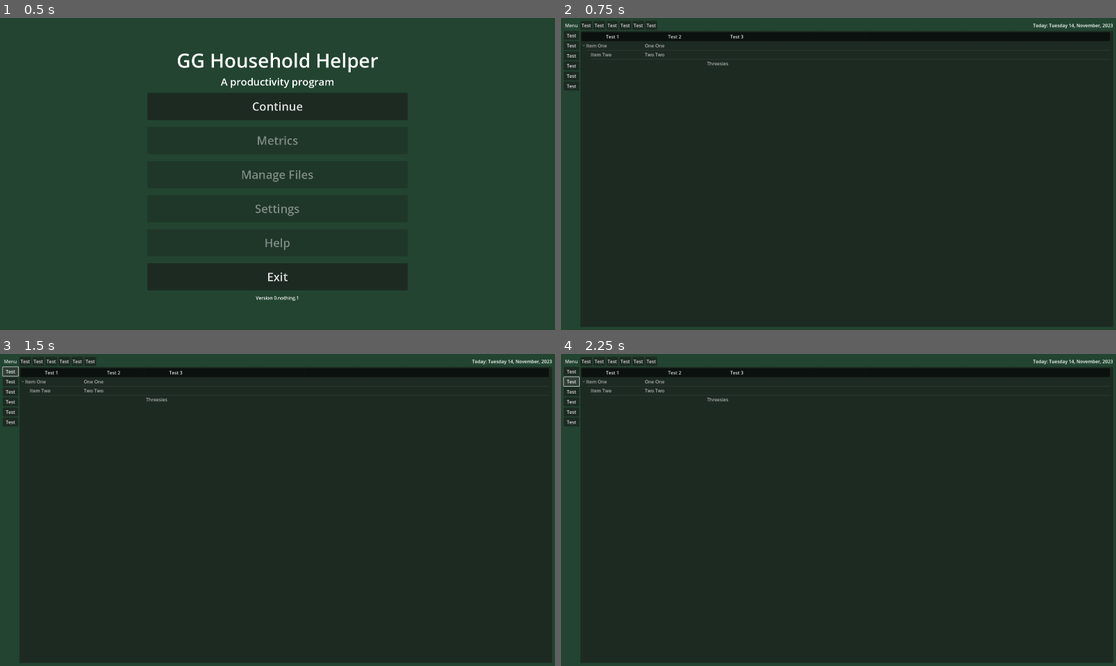
Above: before the commit, frames 1-4 (two rows, left to right).
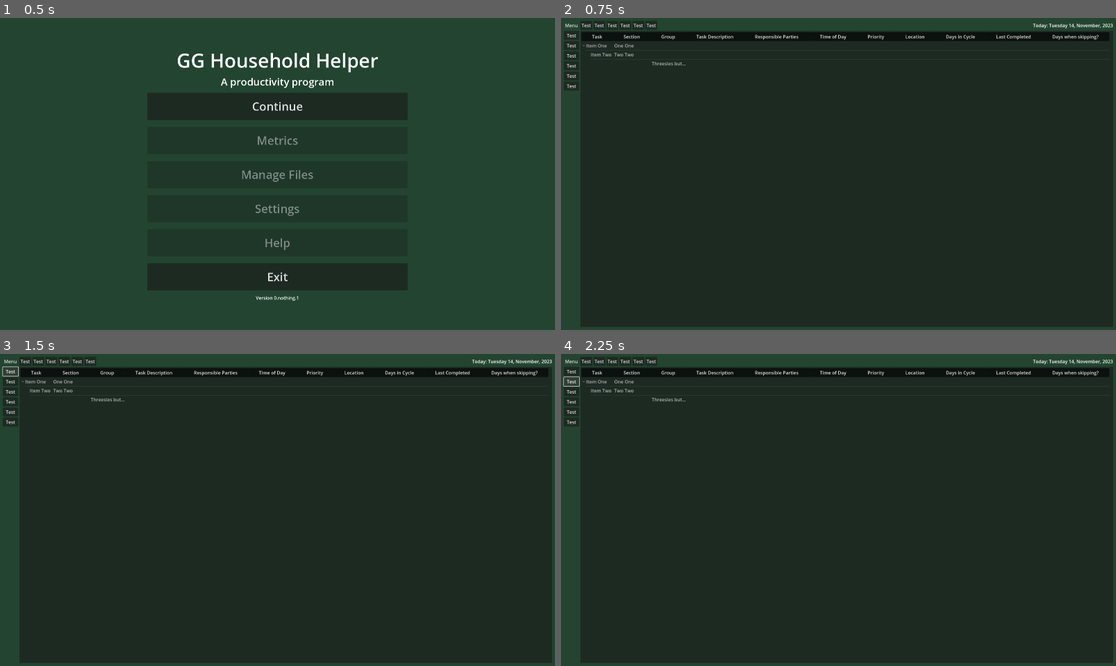
Above: after the commit, the same moments.

Repository: Phoenix-Greenleaf/GG-Household-Helper
Game: Godot game, scene res://scenes/screens/main_menu.tscn
The game is run twice, just before and just after one commit, with the same random seed, the same clock (stepped at 60 frames per second) and the same inputs.
Inputs:
- Up to frame 1 (0.5 s): no input
- Up to frame 2 (0.75 s): click "Continue" at 0.5 s
- Up to frame 3 (1.5 s): click "Test" at 1.25 s
- Up to frame 4 (2.25 s): click "Test" at 2 s

Frame 1 is identical in both runs. In frame 2, 0.7% of the frame differs, in the area x 5-97%, y 5-16%; in frame 3, 0.7%; in frame 4, 0.7%.

Commit message:
First steps at data structure
Two resources are now talking to each other nicely. A few unused scripts I will delete later.

Diff:
--- /dev/null
+++ b/data/resources/day_task_data.gd
@@ -0,0 +1,12 @@
+extends Resource
+class_name DayTaskData
+
+
+
+enum Checkbox {
+	NOT_ASSIGNED,
+	ASSIGNED,
+	IN_PROGRESS,
+	COMPLETED,
+	EXPIRED,
+}
--- /dev/null
+++ b/data/resources/month_task_data.gd
@@ -0,0 +1,2 @@
+extends Resource
+class_name MonthTaskData
--- /dev/null
+++ b/data/resources/task_checklist.gd
@@ -0,0 +1,2 @@
+extends Resource
+class_name TaskChecklist
--- /dev/null
+++ b/data/resources/task_data.gd
@@ -0,0 +1,93 @@
+extends Resource
+class_name TaskData
+
+@export var task_id: int
+@export var task: String
+@export var section: Section
+@export var month: Month
+@export var year: int
+@export var group: String
+@export var task_description: String
+@export var responsible_parties: String
+@export var time_of_day: TimeOfDay
+@export var priority: Priority
+@export var location: String
+@export var cycle: Array
+@export var days_when_skipped: int
+@export var last_completed: int
+
+var checkbox_data: Array
+
+var section_keys: Array = Section.keys()
+var month_keys: Array = Month.keys()
+
+enum Checkbox {
+	NOT_ASSIGNED,
+	ASSIGNED,
+	IN_PROGRESS,
+	COMPLETED,
+	EXPIRED,
+}
+
+enum Section {
+	YEARLY,
+	MONTHLY,
+	WEEKLY,
+	DAILY,
+}
+
+enum Month {
+	ALL,
+	JANUARY,
+	FEBRUARY,
+	MARCH,
+	APRIL,
+	MAY,
+	JUNE,
+	JULY,
+	AUGUST,
+	SEPTEMBER,
+	OCTOBER,
+	NOVEMBER,
+	DECEMBER,
+}
+
+enum TimeOfDay {
+	ANY,
+	FIRST_THING,
+	MORNING,
+	AFTERNOON,
+	EVENING,
+	LAST_THING,
+}
+
+enum Priority {
+	NO_PRIORITY,
+	LOW_PRIORITY,
+	NORMAL_PRIORITY,
+	HIGH_PRIORITY,
+	MAX_PRIORITY_OVERRIDE,
+}
+
+func _init(year_init: int, section_init: Section, _month_init: Month = Month.ALL) -> void:
+	year = year_init
+	section = section_init
+	month = _month_init
+
+	var section_label: String = section_keys[section]
+	var month_label: String = month_keys[month]
+	section_label = section_label.capitalize()
+	month_label = month_label.capitalize()
+	print( "Task Init: ", year, " ", month_label, " ", section_label)
+
+	match section:
+		Section.YEARLY:
+			print("Yearly")
+		Section.MONTHLY:
+			print("Monthly")
+		Section.WEEKLY:
+			print("Weekly")
+		Section.DAILY:
+			print("Daily")
+		_:
+			print("Some kind of oops")
--- /dev/null
+++ b/data/resources/week_task_data.gd
@@ -0,0 +1,2 @@
+extends Resource
+class_name WeekTaskData
--- /dev/null
+++ b/data/resources/year_task_data.gd
@@ -0,0 +1,59 @@
+extends Resource
+class_name YearTaskData
+
+@export var year_task_data_name: String
+@export var year: int
+
+var yearly_data: Array
+var monthly_data: Array
+var month_data_bundle: Array
+
+@export var column_header: Array = [
+	"Task",
+	"Section",
+	"Group",
+	"Task Description",
+	"Responsible Parties",
+	"Time of Day",
+	"Priority",
+	"Location",
+	"Days in Cycle",
+	"Last Completed",
+	"Days when skipping?",
+]
+
+enum Month {
+	ALL,
+	JANUARY,
+	FEBRUARY,
+	MARCH,
+	APRIL,
+	MAY,
+	JUNE,
+	JULY,
+	AUGUST,
+	SEPTEMBER,
+	OCTOBER,
+	NOVEMBER,
+	DECEMBER,
+}
+
+enum Section {
+	YEARLY,
+	MONTHLY,
+	WEEKLY,
+	DAILY,
+}
+
+# call the data , store the data
+func _init(year_init: int = 1990, name_init:= "blank") -> void:
+	year = year_init
+	year_task_data_name = name_init
+	print("YTD Init ", year, " ", year_task_data_name)
+
+	var section_keys: Array = Section.keys()
+	for section_loop in Section.values():
+		var section_label: String = section_keys[section_loop]
+		section_label = section_label.capitalize()
+		print("YTD Loop: ", section_label)
+		TaskData.new(year_init, section_loop)
--- a/data/screens/table_tree.gd
+++ b/data/screens/table_tree.gd
@@ -1,8 +1,25 @@
 extends Tree
+
+
+var column_header: Array = [
+	"Task",
+	"Section",
+	"Group",
+	"Task Description",
+	"Responsible Parties",
+	"Time of Day",
+	"Priority",
+	"Location",
+	"Days in Cycle",
+	"Last Completed",
+	"Days when skipping?",
+]
+
 
 
 func _ready() -> void:
 	create_new_blank_tree()
+	YearTaskData.new()
 
 
 
@@ -11,20 +28,31 @@
 
 
 func create_new_blank_tree() -> void:
-	var item_one = create_item()
+	var item_one: TreeItem = create_item()
 	item_one.set_text(0, "Item One")
 	item_one.set_text(1, "One One")
 
-	var item_two = create_item(item_one)
+	var item_two: TreeItem = create_item(item_one)
 	item_two.set_text(0, "Item Two")
 	item_two.set_text(1, "Two Two")
 
-	var item_three = create_item()
-	item_three.set_text(2, "Threesies")
+	var item_three: TreeItem = create_item()
+	item_three.set_text(2, "Threesies but also testing for spppppaaaaccccceee")
 
-	set_column_title(0, "Test 1")
-	set_column_title(1, "Test 2")
-	set_column_title(2, "Test 3")
+	set_table_headers()
+#	set_column_title(0, "Test 1")
+#	set_column_title(1, "Test 2")
+#	set_column_title(2, "Test 3")
+
+
+func set_table_headers() -> void:
+	var number_of_columns: int = column_header.size()
+	print(number_of_columns)
+	self.columns = number_of_columns
+	var column: int = 0
+	for header in column_header:
+		set_column_title(column, header)
+		column += 1
 
 
 func delete_current_tree() -> void:
@@ -32,8 +60,8 @@
 
 
 func _on_cell_selected() -> void:
-	var selected_cell = get_selected()
-	var selected_cell_column = get_selected_column()
+	var selected_cell: TreeItem = get_selected()
+	var selected_cell_column: int = get_selected_column()
 	print(selected_cell.get_text(selected_cell_column))
 
 
--- a/scripts/screens/editor.gd
+++ b/scripts/screens/editor.gd
@@ -1,31 +1,31 @@
 extends Control
 
-@onready var menu_button = $MainMargin/MainHBox/SideMenuVBox/MenuButton
-@onready var current_date_label = $MainMargin/MainHBox/NonSideVBox/TopMenuHBox/CurrentDateLabel
+@onready var menu_button:= $MainMargin/MainHBox/SideMenuVBox/MenuButton as MenuButton
+@onready var current_date_label:= $MainMargin/MainHBox/NonSideVBox/TopMenuHBox/CurrentDateLabel as Label
 
 
-var Weekday = ["Sunday", "Monday", "Tuesday", "Wednesday", "Thursday", "Friday", "Saturday"]
-var Month = ["Month Index", "January", "February", "March", "April", "May", "June", "July",
+var Weekday : Array = ["Sunday", "Monday", "Tuesday", "Wednesday", "Thursday", "Friday", "Saturday"]
+var Month : Array = ["Month Index", "January", "February", "March", "April", "May", "June", "July",
 		"August", "September", "October", "November", "December"]
 
 
 func _ready() -> void:
-	var popup = menu_button.get_popup()
+	var popup:= menu_button.get_popup()
 	popup.connect("id_pressed", menu_button_actions)
 
 	## i am sure date time will soon be its own script
 
-	var current_date = Time.get_date_dict_from_system()
-	var current_weekday =  Weekday[current_date["weekday"]] + " "
-	var current_day = str(current_date["day"]) + ", "
-	var current_month = Month[current_date["month"]] + ", "
-	var current_year = str(current_date["year"])
-	var current_label_text = "Today: " + current_weekday + current_day + current_month + current_year
-	current_date_label.set_text(current_label_text)
+	var current_date: Dictionary = Time.get_date_dict_from_system()
+	var current_weekday: String =  Weekday[current_date["weekday"]] + " "
+	var current_day: String = str(current_date["day"]) + ", "
+	var current_month: String = Month[current_date["month"]] + ", "
+	var current_year: String = str(current_date["year"])
+	var current_label:= "Today: " + current_weekday + current_day + current_month + current_year
+	current_date_label.set_text(current_label)
 
 
 
-func menu_button_actions(id):
+func menu_button_actions(id: int):
 	match id:
 		0:
 			get_tree().change_scene_to_file("res://scenes/screens/main_menu.tscn")
